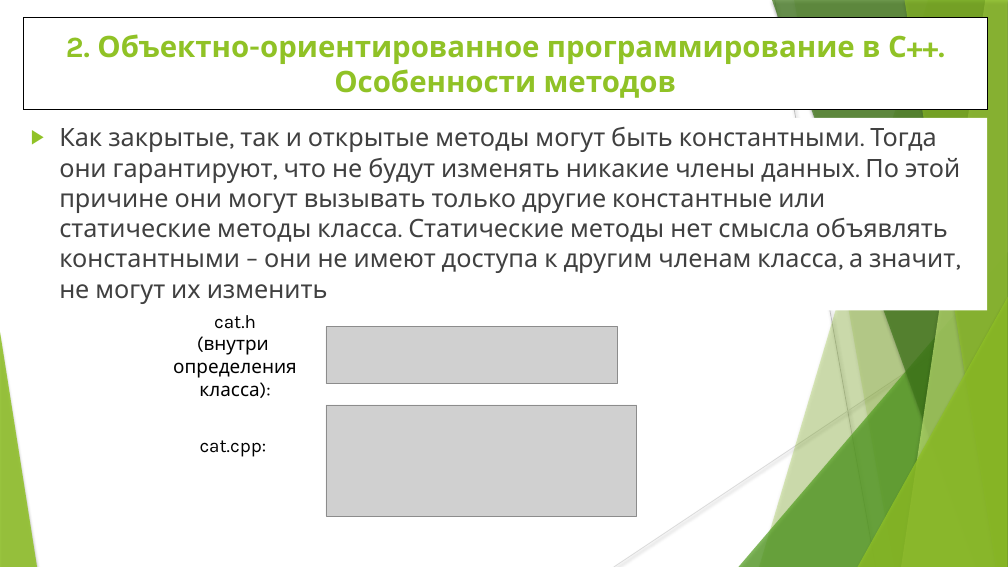
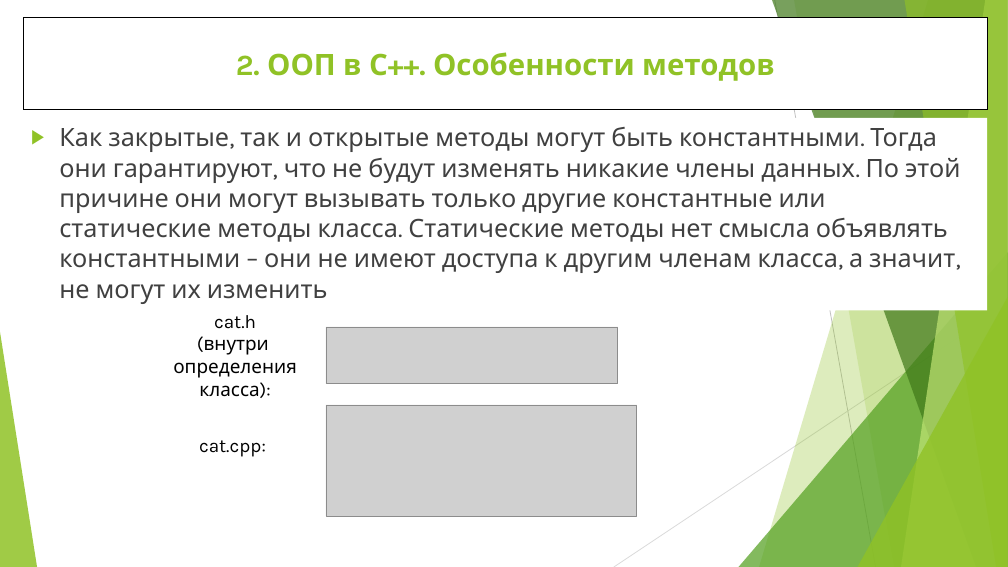
Before and after one commit to WhiteCatStudies/lectures, a slide deck: slide 25 of pt1/lectures/lecture1/lecture1.pptx. Drawn at 1008x567 pixels with LibreOffice and Linux fonts; fonts in the diff are those of the drawing; grey boxes stand for pictures. Boxes give left, top, right and bottom in pixels: in the first picture for what was removed or moved away, otherwise in the second. Text is boxed around its words. In the diff, an @@ line names an element or a change of style, - is before the commit and + after.

```diff
--- a/pt1/lectures/lecture1/lecture1.pptx
+++ b/pt1/lectures/lecture1/lecture1.pptx
@@ title "2. ООП в С++. Особенности ..." at (23, 17, 988, 110): rectangle to title @@
@@ line (775, 0) - (876, 567): stroke #BFBFBF 0.74 pt to #BFBFBF 0.75 pt @@
@@ freeform shape at (794, 0, 1008, 567): shadow off; outline redrawn @@
@@ title at (236, 52, 775, 81): text changed @@
-2. Объектно-ориентированное программирование в С++. Особенности методов
+2. ООП в С++. Особенности методов
@@ text "Как закрытые, так и открытые ..." at (59, 127, 960, 304): indent changed @@
@@ shadow off in 6 elements at (759, 0, 1008, 567), (739, 252, 1008, 567), (772, 0, 1008, 567), (901, 0, 1008, 567), (904, 0, 1008, 567), (858, 297, 1008, 567) @@
@@ line (1008, 305) - (614, 567): stroke #D9D9D9 0.74 pt to #D9D9D9 0.75 pt @@
```
Also in this commit, not shown: 29 other slides changed, 1 slide added.
